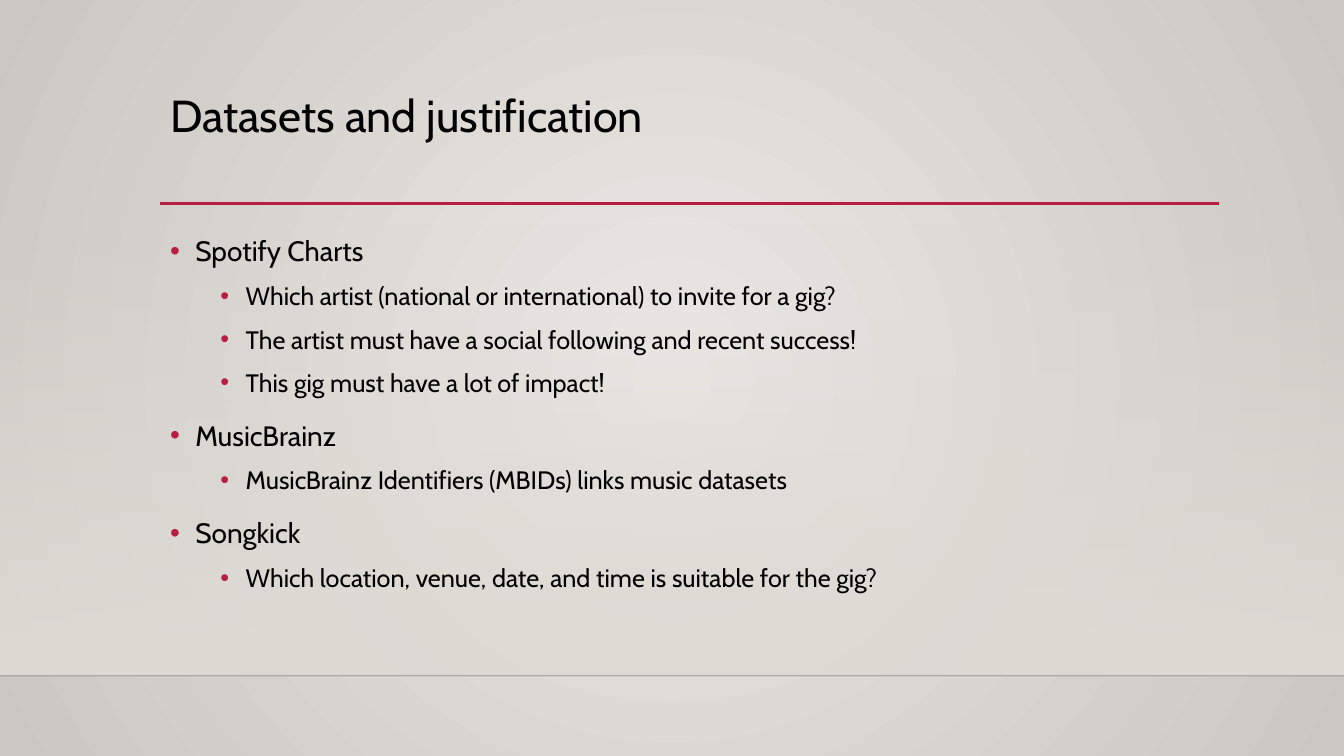
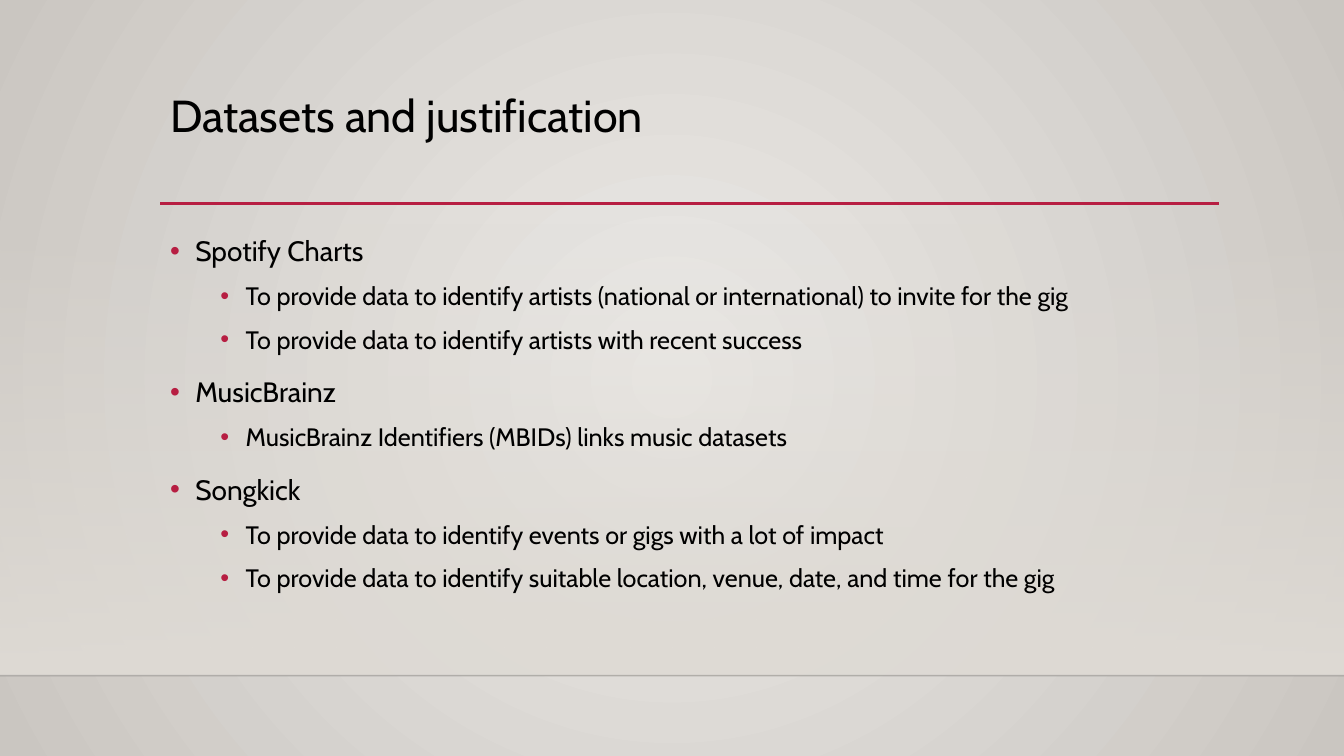
Before and after one commit to mahyarshu/Gigalytics, a slide deck: slide 13 of documents/Presentation/Innovators.pptx (slide 10 before the commit). Drawn at 1344x756 pixels with LibreOffice and Linux fonts; fonts in the diff are those of the drawing; background and template pictures are left out. Boxes give left, top, right and bottom in pixels: in the first picture for what was removed or moved away, otherwise in the second. Text is boxed around its words. In the diff, an @@ line names an element or a change of style, - is before the commit and + after.

```diff
--- a/documents/Presentation/Innovators.pptx
+++ b/documents/Presentation/Innovators.pptx
@@ text at <box>246,286,1068,355</box>: text changed @@
-  • Which artist (national or international) to invite for a gig?
-  • The artist must have a social following and recent success!
-  • This gig must have a lot of impact!
+  • To provide data to identify artists (national or international) to invite for the gig
+  • To provide data to identify artists with recent success
@@ text at <box>246,525,1054,593</box>: text changed @@
-  • Which location, venue, date, and time is suitable for the gig?
+  • To provide data to identify events or gigs with a lot of impact
+  • To provide data to identify suitable location, venue, date, and time for the gig
```
Also in this commit, not shown: 2 other slides changed, 7 slides added.
